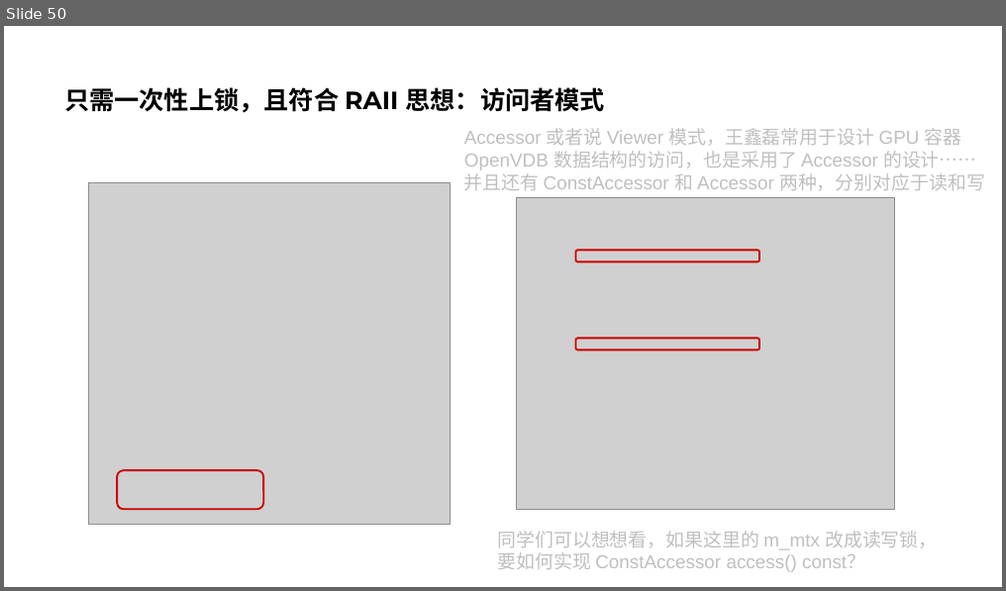
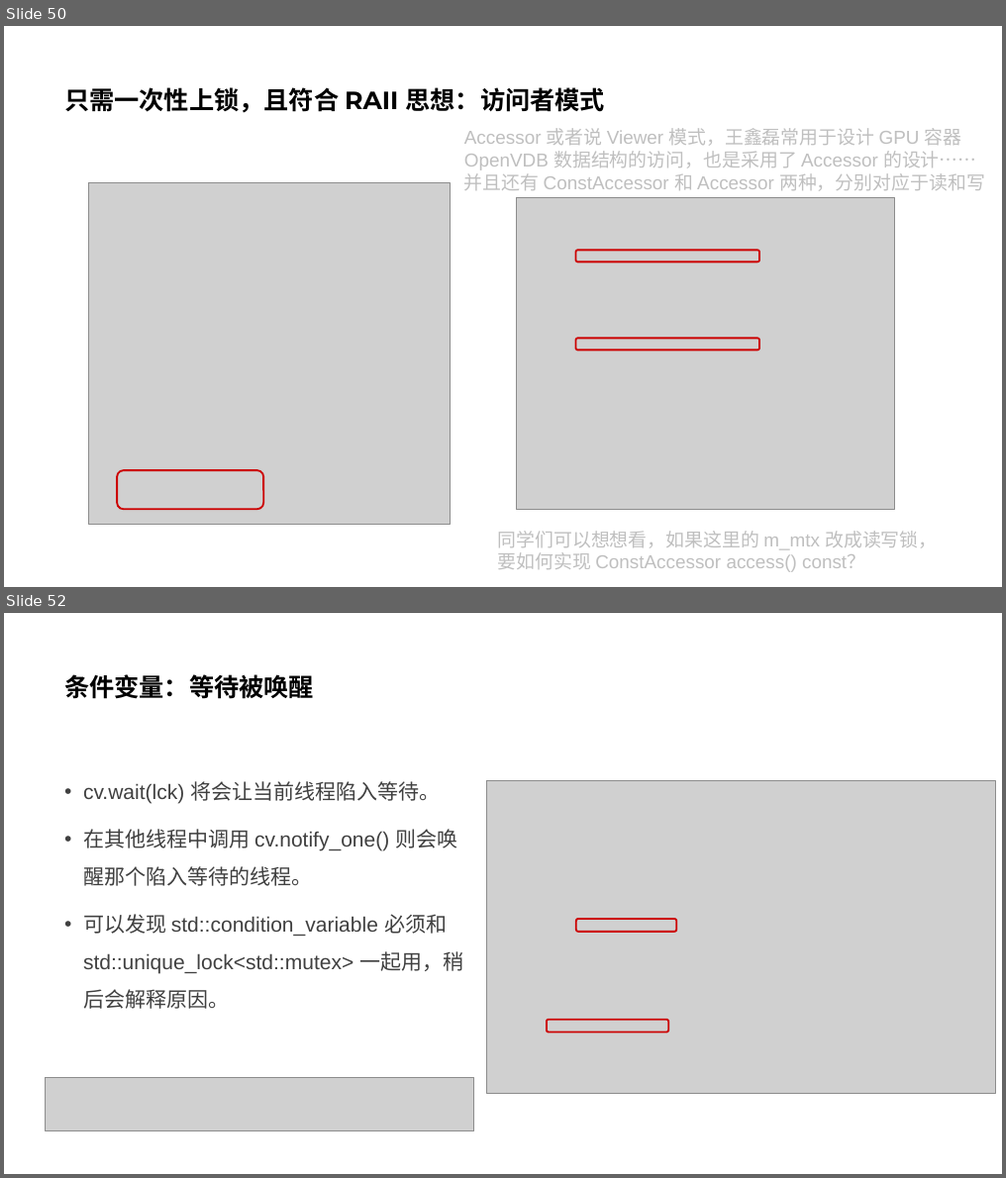
Before and after one commit to parallel101/course, a slide deck: 05/slides.pptx. Shown one above the other, each under a label of ours: slide 50 before the commit, slides 50 and 52 after it; the slides between them are not shown. The pictures are 1006x591 and 1006x1178 pixels, drawn with LibreOffice and Linux fonts; fonts in the diff are those of the drawing; grey boxes stand for pictures. Boxes give left, top, right and bottom in pixels: in the first picture for what was removed or moved away, otherwise in the second. Text is boxed around its words. In the diff, an @@ line names an element or a change of style, - is before the commit and + after.

```diff
--- a/05/slides.pptx
+++ b/05/slides.pptx
@@ slide 52 added at bbox=[4, 613, 1002, 1174], background #FFFFFF @@
@@ title added at bbox=[64, 674, 314, 699], 24 pt, text #000000, bold @@
+条件变量：等待被唤醒
@@ text added at bbox=[83, 781, 464, 1009], 20 pt, text #404040 @@
+• cv.wait(lck) 将会让当前线程陷入等待。
+• 在其他线程中调用 cv.notify_one() 则会唤醒那个陷入等待的线程。
+• 可以发现 std::condition_variable 必须和 std::unique_lock<std::mutex> 一起用，稍后会解释原因。
@@ picture added at bbox=[486, 780, 996, 1093] @@
@@ rounded rectangle added at bbox=[576, 919, 676, 932], outline #CC0000 1.75 pt @@
@@ rounded rectangle added at bbox=[547, 1020, 668, 1032], outline #CC0000 1.75 pt @@
@@ picture added at bbox=[46, 1078, 473, 1132] @@
```
Also in this commit, not shown: 1 slide changed, 9 other slides added, 1 slide removed, 21 other files.
